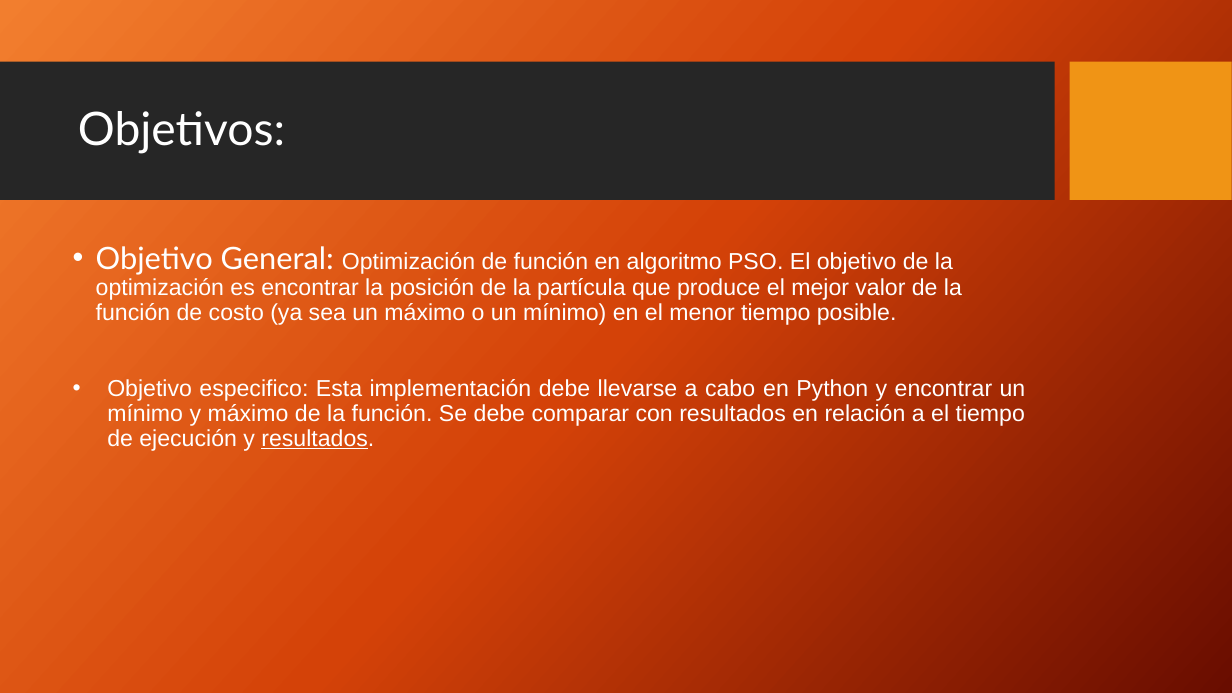
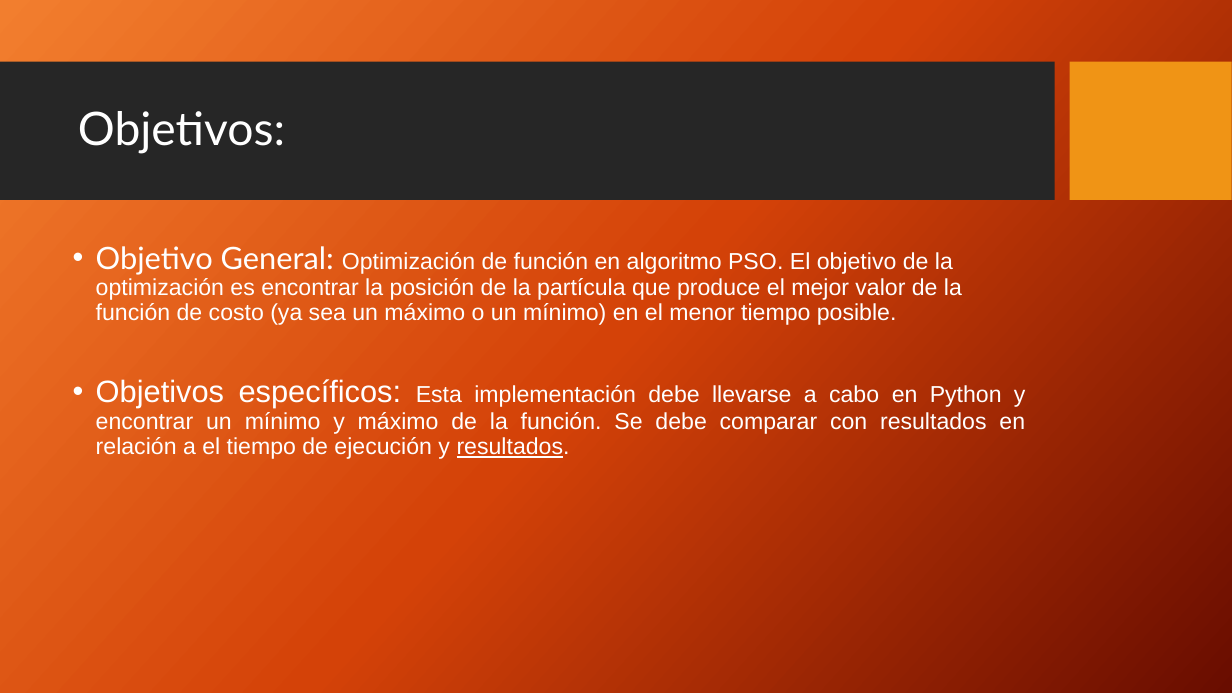
Before and after one commit to fermontenegro/PSO, a slide deck: slide 3 of Presentacion final.pptx (slide 4 before the commit). Drawn at 1232x693 pixels with LibreOffice and Linux fonts; fonts in the diff are those of the drawing; background and template pictures are left out. Boxes give left, top, right and bottom in pixels: in the first picture for what was removed or moved away, otherwise in the second. Text is boxed around its words. In the diff, an @@ line names an element or a change of style, - is before the commit and + after.

```diff
--- a/Presentacion final.pptx
+++ b/Presentacion final.pptx
@@ text at (x1=96, y1=379, x2=1026, y2=459): text changed @@
-• Objetivo especifico: Esta implementación debe llevarse a cabo en Python y encontrar un mínimo y máximo de la función. Se debe comparar con resultados en relación a el tiempo de ejecución y resultados.
+• Objetivos específicos: Esta implementación debe llevarse a cabo en Python y encontrar un mínimo y máximo de la función. Se debe comparar con resultados en relación a el tiempo de ejecución y resultados.
```
Also in this commit, not shown: 5 other slides changed, 6 slides added, 2 slides removed, 6 other files.
